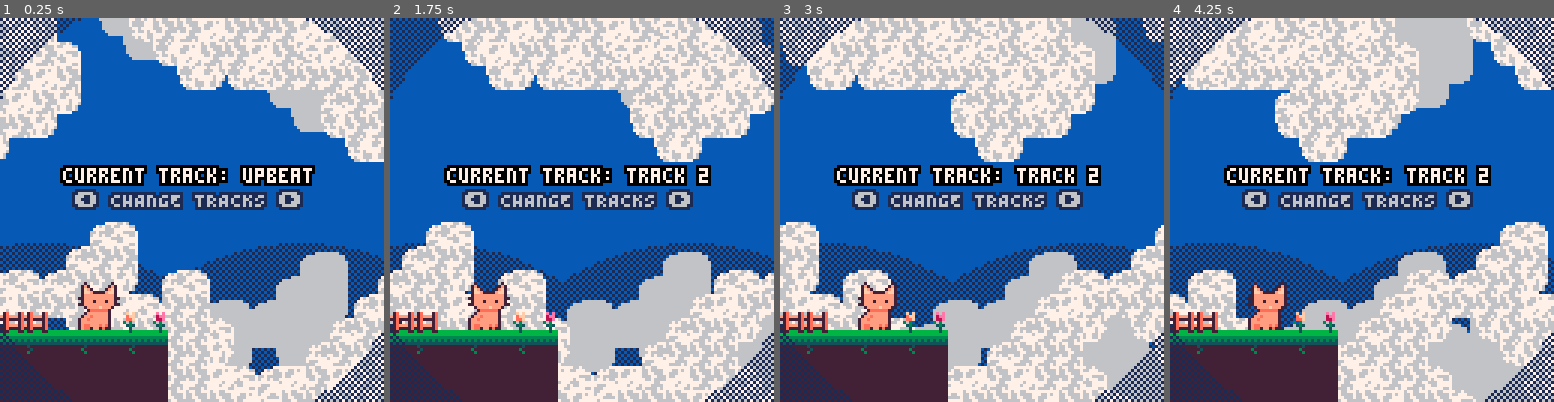
Above: before the commit, frames 1-4 (left to right).
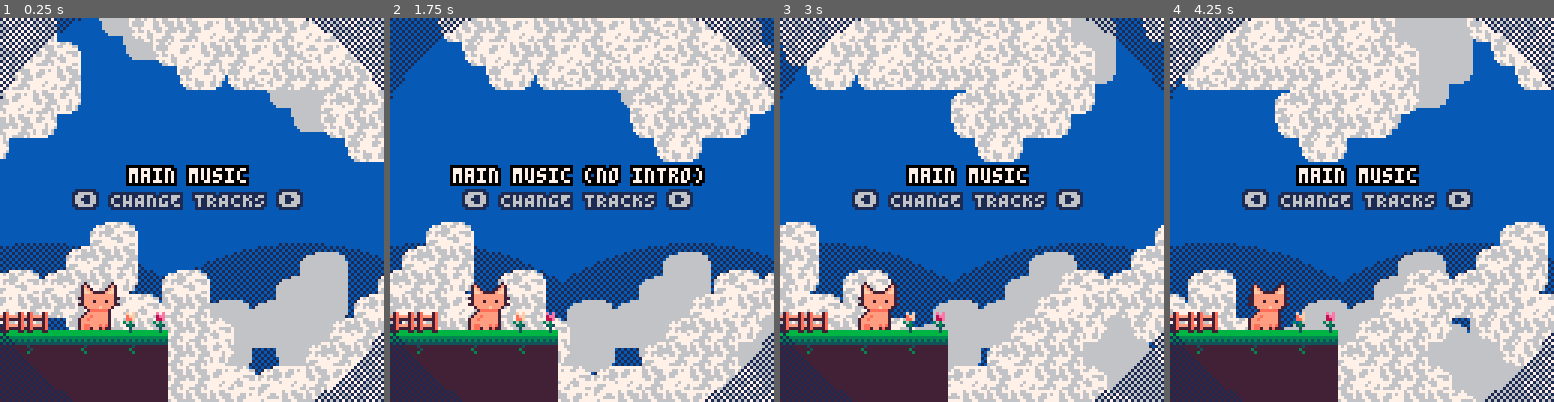
Above: after the commit, the same moments.

Repository: alexhlocke/AlexKotaFirstCart
Game: PICO-8 cartridge music_and_sfx.p8
The game is run twice, just before and just after one commit, with the same random seed, the same clock (stepped at 60 frames per second) and the same inputs.
Inputs:
- Up to frame 1 (0.25 s): no input
- Up to frame 2 (1.75 s): hold Right from 1.6 s (still down)
- Up to frame 3 (3 s): release Right at 2.1 s; hold Right from 2.47 s (still down)
- Up to frame 4 (4.25 s): release Right at 3.03 s; hold Left 3.08-3.58 s; hold Right from 4.02 s (still down)

The runs differ from the first frame. In frame 1, 2.8% of the frame differs, in the area x 15-83%, y 38-44%; in frame 2, 1.9%; in frame 3, 2.7%; in frame 4, 2.7%.

Commit message:
Music update

Diff:
--- a/music_and_sfx.p8
+++ b/music_and_sfx.p8
@@ -67,6 +67,8 @@
 -->8
 --cat sprite drawing
 function _init()
+ music(current_track.n)
+
 	ct=3 --cattail
 	frame = 0
 	poke( 0x5f2e, 1 ) --endable hidden colors
@@ -101,7 +103,7 @@
 	spr(82,0,97)
 	spr(82,8,97)
 
-	bprint_cent("current track: "..current_track.name,63,50,15,0)
+	bprint_cent(current_track.name,63,50,15,0)
 	bprint_cent("⬅️ CHANGE TRACKS ➡️",59,58,14,1)
 
 	draw_light_circ(63,63,40)
@@ -259,8 +261,9 @@
 
 track_i=1
 tracks={
-  {name="upbeat",n=0}
- ,{name="track 2",n=4}
+  {name="main music",n=0}
+ ,{name="main music (no intro)",n=2}
+ ,{name="fish got jingle",n=32}
 }
 current_track=tracks[track_i]
 
Not shown, changed: the music (__music__) section of music_and_sfx.p8
Not shown, changed: the sound effects (__sfx__) section of music_and_sfx.p8
Not shown, added: .png
Not shown, added: minigame_prototyping.png
